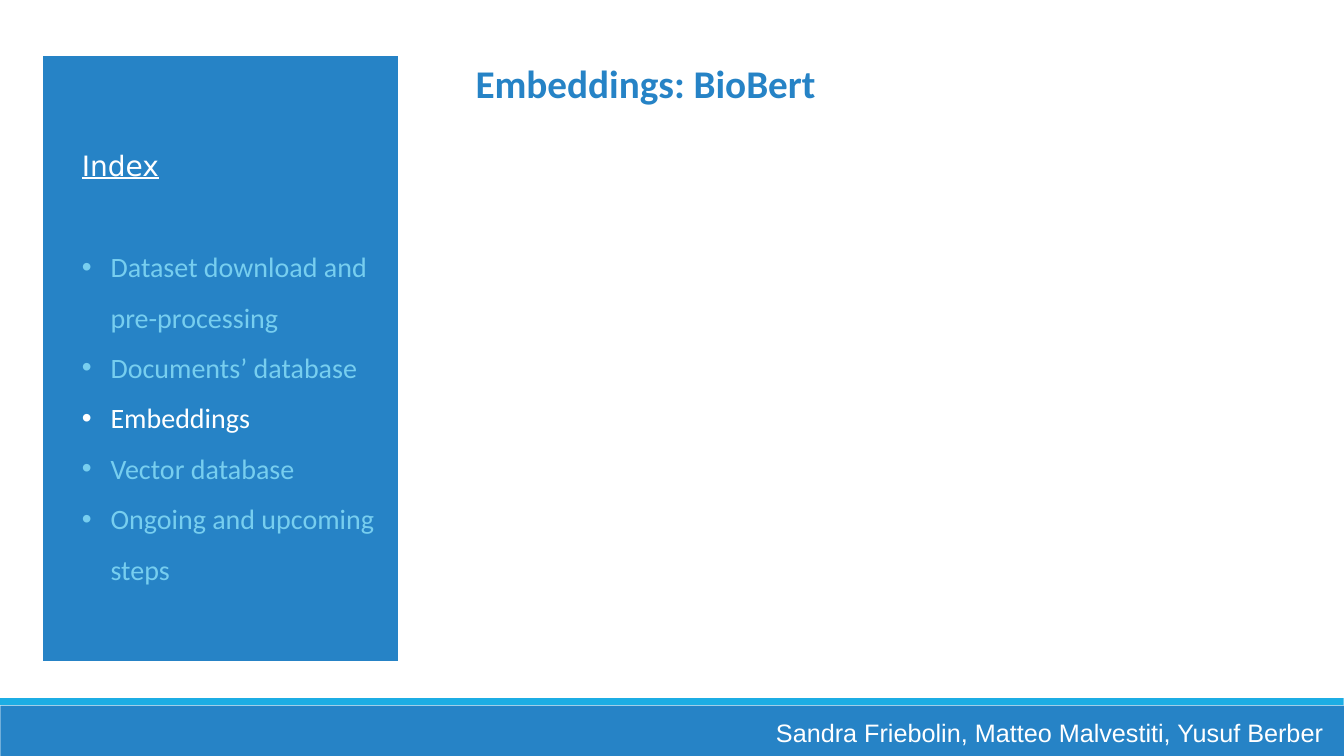
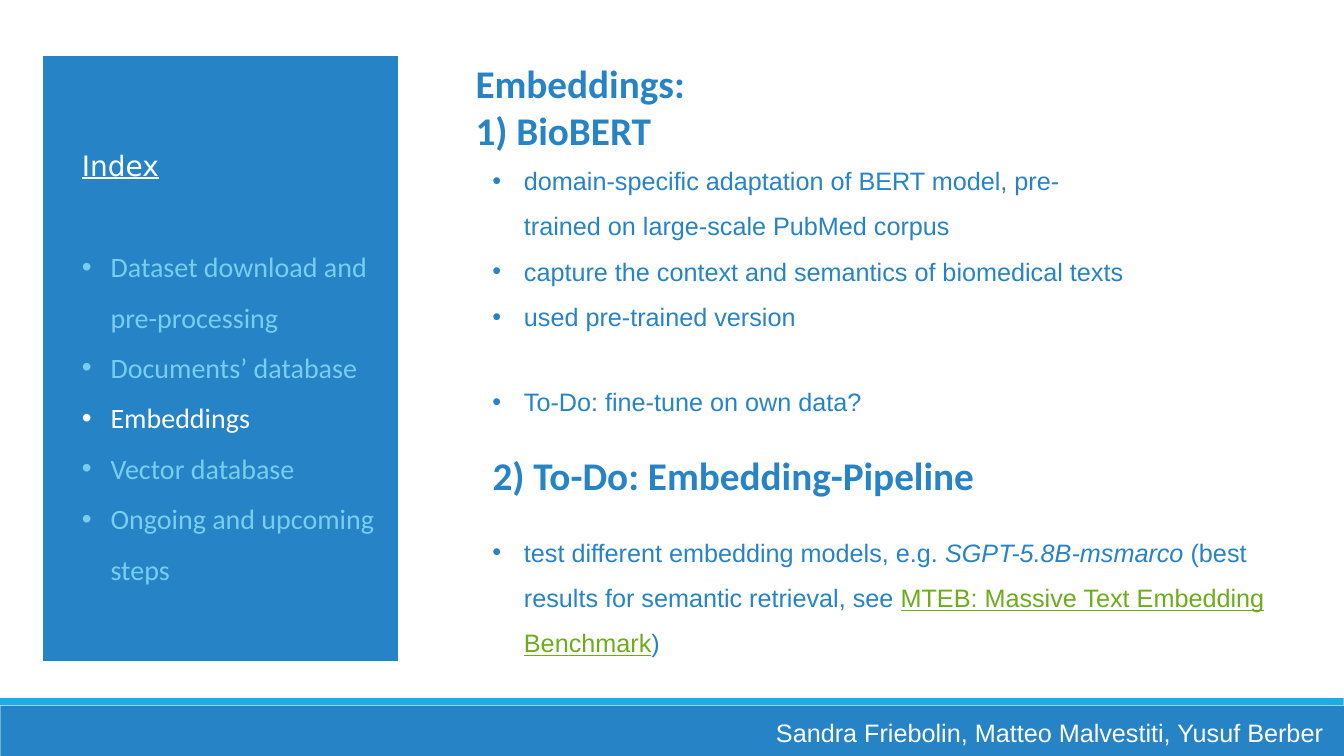
Before and after one commit to Matteo-Malve/RAGMedAssist-INLPT-WS2023, a slide deck: slide 9 of project/docs/Milestone-meeting_slides.pptx. Drawn at 1344x756 pixels with LibreOffice and Linux fonts; fonts in the diff are those of the drawing. Boxes give left, top, right and bottom in pixels: in the first picture for what was removed or moved away, otherwise in the second. Text is boxed around its words. In the diff, an @@ line names an element or a change of style, - is before the commit and + after.

Commit message:
Add embedding section

```diff
--- a/project/docs/Milestone-meeting_slides.pptx
+++ b/project/docs/Milestone-meeting_slides.pptx
@@ text at <box>476,70,685,151</box>: text changed @@
-Embeddings: BioBert
+Embeddings:
+1) BioBERT
@@ text added at <box>524,171,1123,332</box>, 18 pt, text #2683C6 @@
+• domain-specific adaptation of BERT model, pre-
+  trained on large-scale PubMed corpus
+• capture the context and semantics of biomedical texts
+• used pre-trained version
@@ text added at <box>524,392,861,412</box>, 18 pt, text #2683C6 @@
+• To-Do: fine-tune on own data?
@@ text added at <box>493,461,974,497</box>, 28 pt, text #2683C6, bold @@
+2) To-Do: Embedding-Pipeline
@@ text added at <box>524,543,1264,658</box>, 18 pt, text #2683C6 @@
+• test different embedding models, e.g. SGPT-5.8B-msmarco (best results for semantic retrieval, see MTEB: Massive Text Embedding Benchmark)
```
Also in this commit, not shown: 3 other slides changed, 1 other file.
